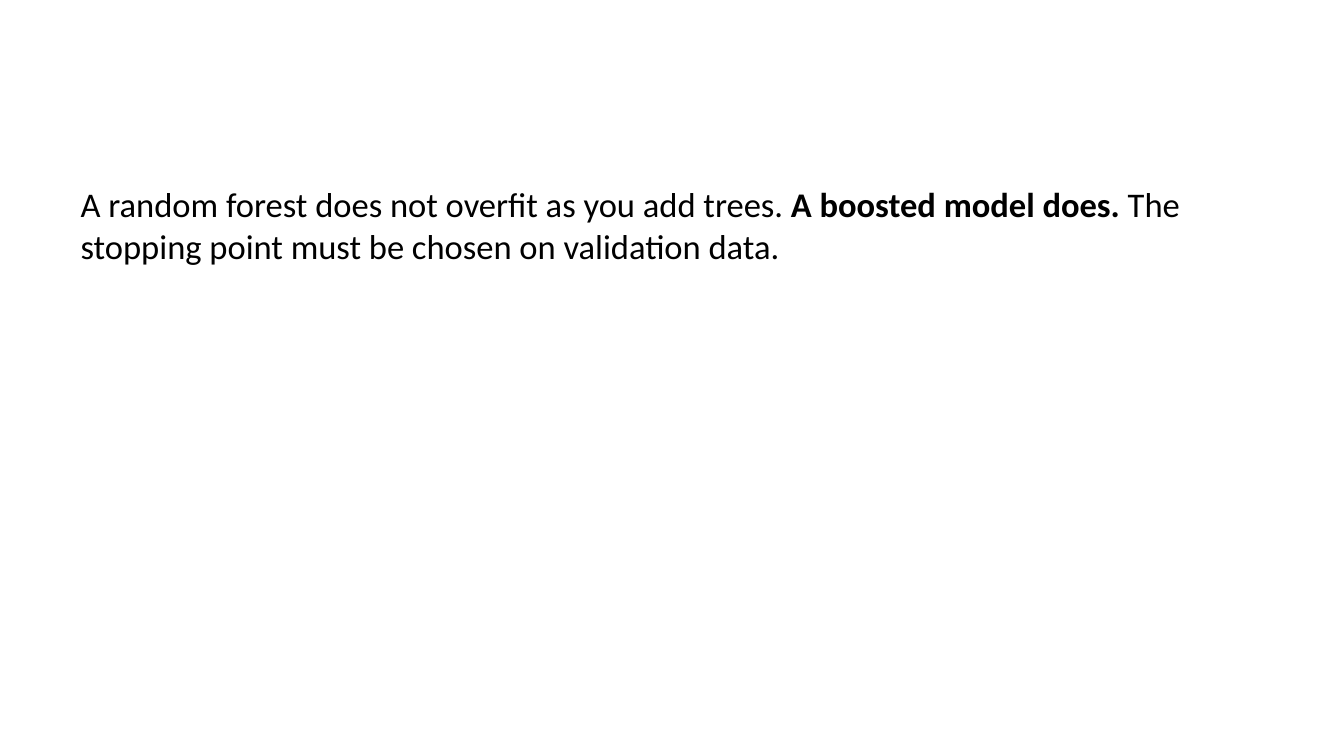
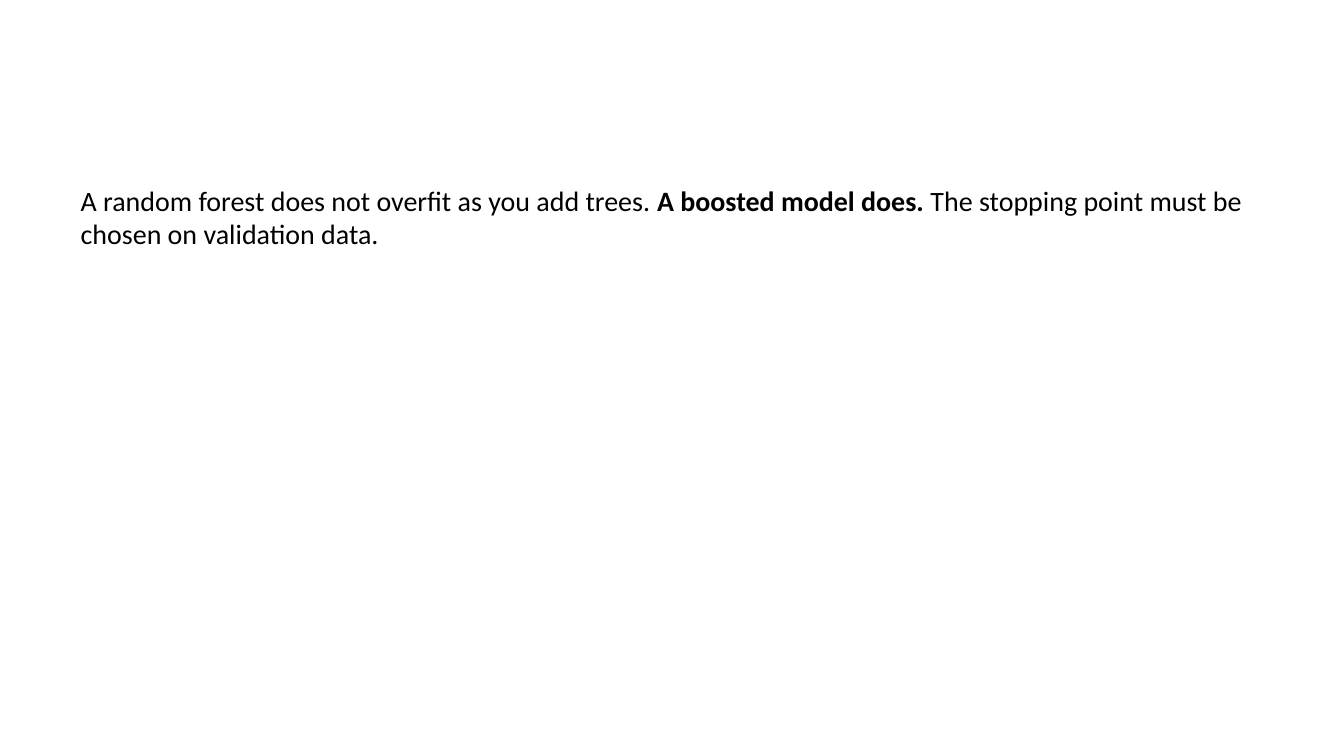
Before and after one commit to warint/quantitative-methods, a slide deck: slide 17 of 07-trees-forests-boosting/slides.pptx. Drawn at 1344x756 pixels with LibreOffice and Linux fonts; fonts in the diff are those of the drawing. Boxes give left, top, right and bottom in pixels: in the first picture for what was removed or moved away, otherwise in the second. Text is boxed around its words. In the diff, an @@ line names an element or a change of style, - is before the commit and + after.

```diff
--- a/07-trees-forests-boosting/slides.pptx
+++ b/07-trees-forests-boosting/slides.pptx
@@ text "A random forest does not ..." at <box>81,191,1242,245</box>: size 18.5 to 15 pt @@
```
Also in this commit, not shown: 29 other slides changed, 13 other files.
